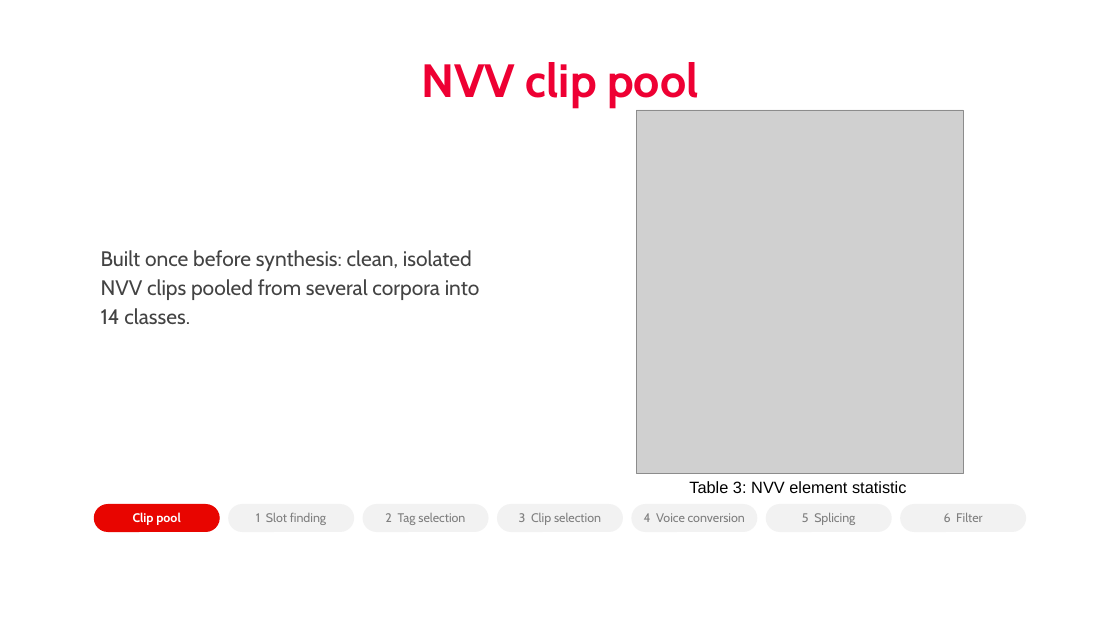
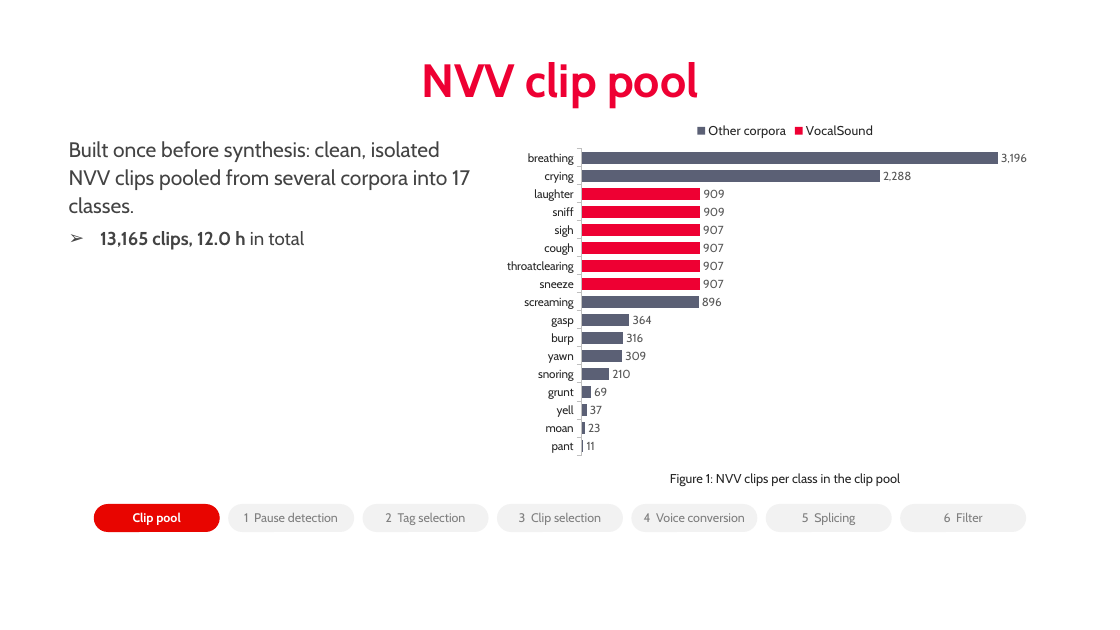
Before and after one commit to nhakanasi/VDT_GD2, a slide deck: slide 9 of Method.pptx. Drawn at 1120x630 pixels with LibreOffice and Linux fonts; fonts in the diff are those of the drawing; grey boxes stand for pictures; background and template pictures are left out. Boxes give left, top, right and bottom in pixels: in the first picture for what was removed or moved away, otherwise in the second. Text is boxed around its words. In the diff, an @@ line names an element or a change of style, - is before the commit and + after.

```diff
--- a/Method.pptx
+++ b/Method.pptx
@@ bar chart added at box(496, 113, 1075, 462) @@
+categories: breathing, crying, laughter, sniff, sigh, cough, throatclearing, sneeze, screaming, gasp, burp, yawn, snoring, grunt, yell, moan, pant
+VocalSound: -, -, 909, 909, 907, 907, 907, 907, -, -, -, -, -, -, -, -, -
+Other corpora: 3196, 2288, -, -, -, -, -, -, 896, 364, 316, 309, 210, 69, 37, 23, 11
@@ picture removed at box(637, 110, 964, 474) @@
@@ text at box(69, 141, 470, 250): text changed @@
-Built once before synthesis: clean, isolated NVV clips pooled from several corpora into 14 classes.
+Built once before synthesis: clean, isolated NVV clips pooled from several corpora into 17 classes.
+➢ 13,165 clips, 12.0 h in total
@@ text at box(670, 473, 900, 486): text changed; size 14 to 11 pt; font Arial to Cabin; text colour #000000 to #262626 @@
-Table 3: NVV element statistic
+Figure 1: NVV clips per class in the clip pool
@@ text in rounded rectangle at box(244, 513, 338, 522): text changed @@
-1 Slot finding
+1 Pause detection
```
Also in this commit, not shown: 23 other slides changed, 1 slide added, 1 slide removed, 8 other files.
